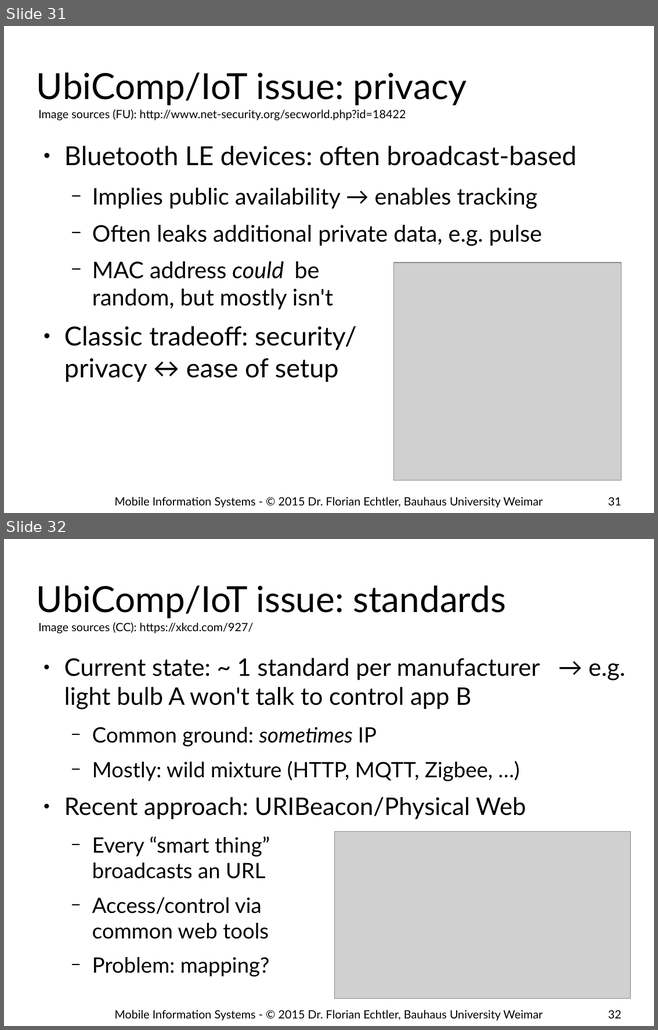
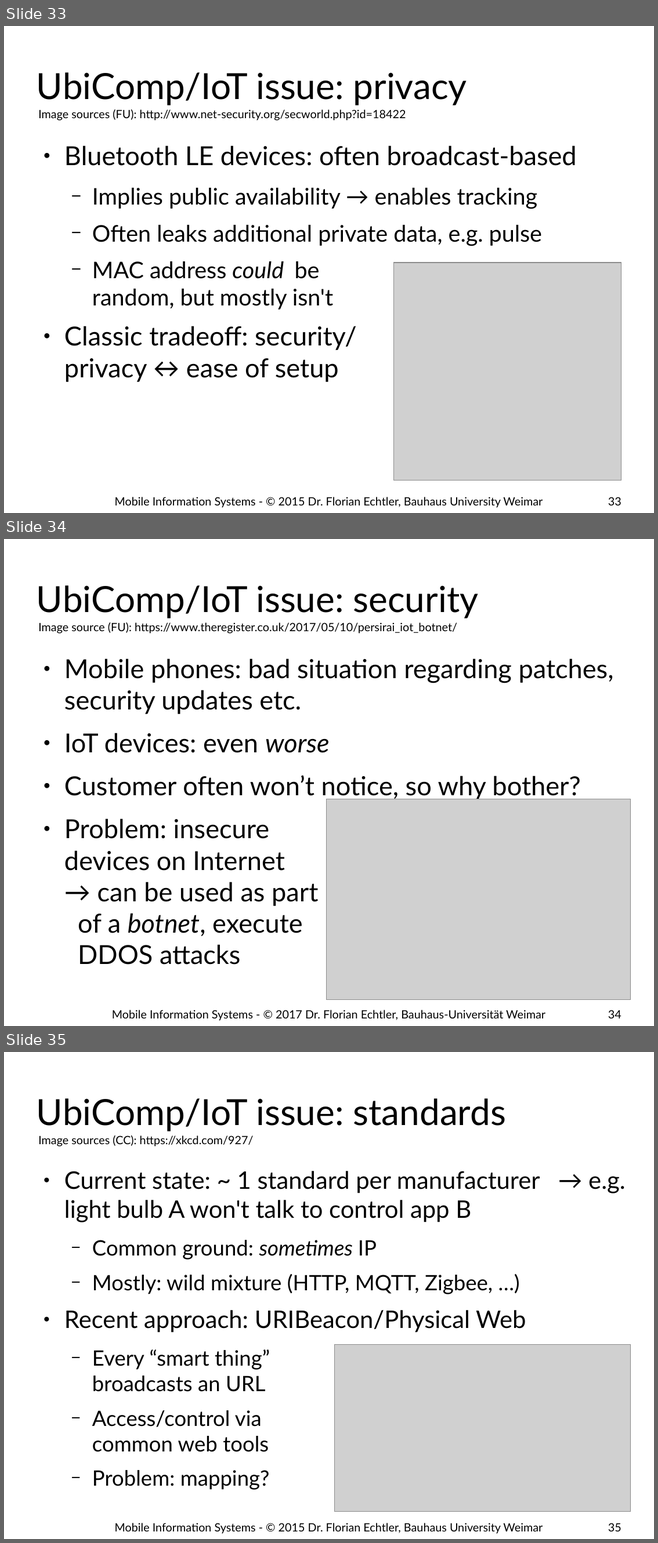
Before and after one commit to floe/mobile-information-systems, a slide deck: 08-ubicomp-iot.odp. Shown one above the other, each under a label of ours: slides 31 and 32 before the commit, slides 33, 34 and 35 after it. The pictures are 658x1030 and 658x1543 pixels, drawn with LibreOffice and Linux fonts; fonts in the diff are those of the drawing; grey boxes stand for pictures; background and template pictures are left out. Boxes give left, top, right and bottom in pixels: in the first picture for what was removed or moved away, otherwise in the second. Text is boxed around its words. In the diff, an @@ line names an element or a change of style, - is before the commit and + after.

```diff
--- a/08-ubicomp-iot.odp
+++ b/08-ubicomp-iot.odp
@@ slide 34 added at (4, 539, 654, 1026), background #FFFFFF @@
@@ title added at (36, 585, 478, 618), 44 pt, text #000000 @@
+UbiComp/IoT issue: security
@@ text added at (38, 623, 457, 634), 14 pt, text #000000 @@
+Image source (FU): https://www.theregister.co.uk/2017/05/10/persirai_iot_botnet/
@@ text added at (64, 658, 614, 965), 32 pt, text #000000 @@
+● Mobile phones: bad situation regarding patches, security updates etc.
+● IoT devices: even worse
+● Customer often won’t notice, so why bother?
+● Problem: insecure devices on Internet → can be used as part of a botnet, execute DDOS attacks
@@ picture added at (326, 799, 630, 1000) @@
@@ text added at (112, 1010, 545, 1021), 14 pt, text #000000 @@
+Mobile Information Systems - © 2017 Dr. Florian Echtler, Bauhaus-Universität Weimar
@@ page number added at (608, 1010, 621, 1019), 14 pt, text #000000 @@
+34
@@ what was slide 31 is now slide 33 @@
@@ page number at (608, 497, 621, 506): text changed @@
-31
+33
@@ what was slide 32 is now slide 35 @@
@@ page number at (608, 1523, 621, 1532): text changed @@
-32
+35
```
Also in this commit, not shown: 4 slides changed, 2 other slides added.
